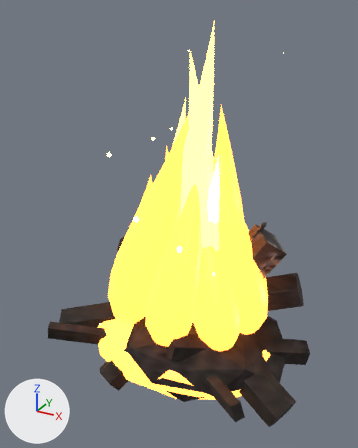
One commit to the glTF model assets/models/fire_zone.glb: the scene before it, then after it.
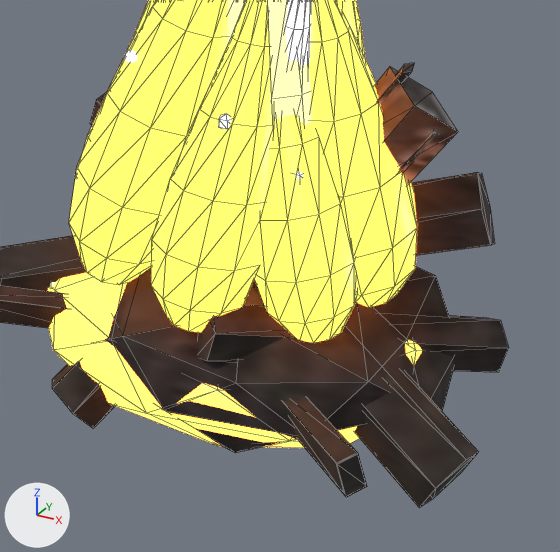
Each version appears first whole from a 50 mm camera at (1.33, -2.48, 1.51) aimed at (-0.03, 0.0, 0.27), and next in a close-up on the part from 21% to 93% of the width and 43% to 100% of the height. The lights are fixed; the arrows at lower left show +X, +Y and +Z. The first two pictures are the older version. The close-ups show mesh edges as thin lines. Where no turn or scale is listed for an object, it has been applied to the vertices.

In view in the first close-up: 'body', 'flame_mesh_1', 'flame_mesh_12', 'flame_mesh_13', 'flame_mesh_5', 'flame_mesh_6', 'flame_mesh_7' and 5 more.
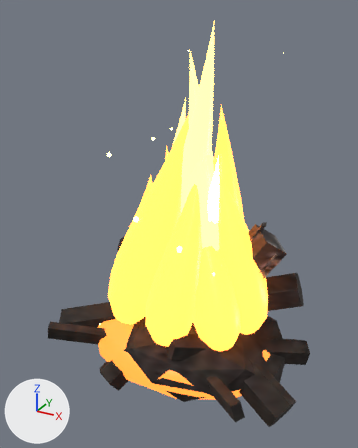
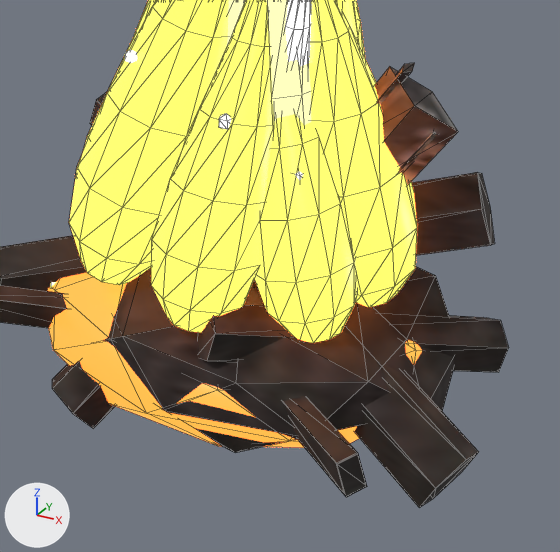
Where the change shows, as pixel boxes (x1, y1, x2, y2) in the close-ups (560 x 552 px):
'body', recoloured, surface changed: (8, 266, 425, 450) in both

Edits to the bpy script that builds the scene:
```text
Change mat_ember_glow:
    mat_ember_glow.emission_color: (1.0, 0.32, 0.04) -> (1.0, 0.22, 0.03)  # orange #ff9938 -> orange #ff8130
    mat_ember_glow.emission_strength: 5.0 -> 2.2
```
